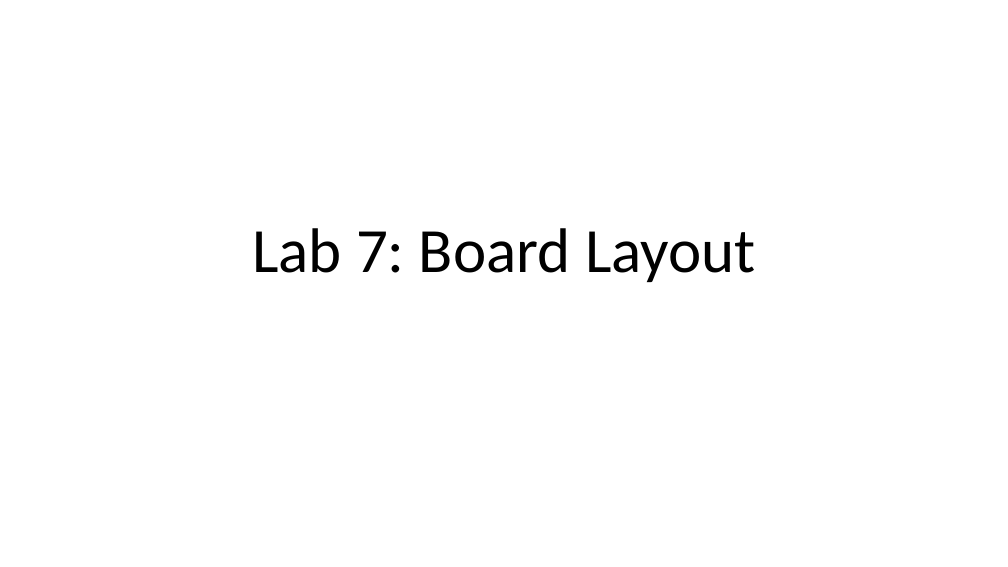
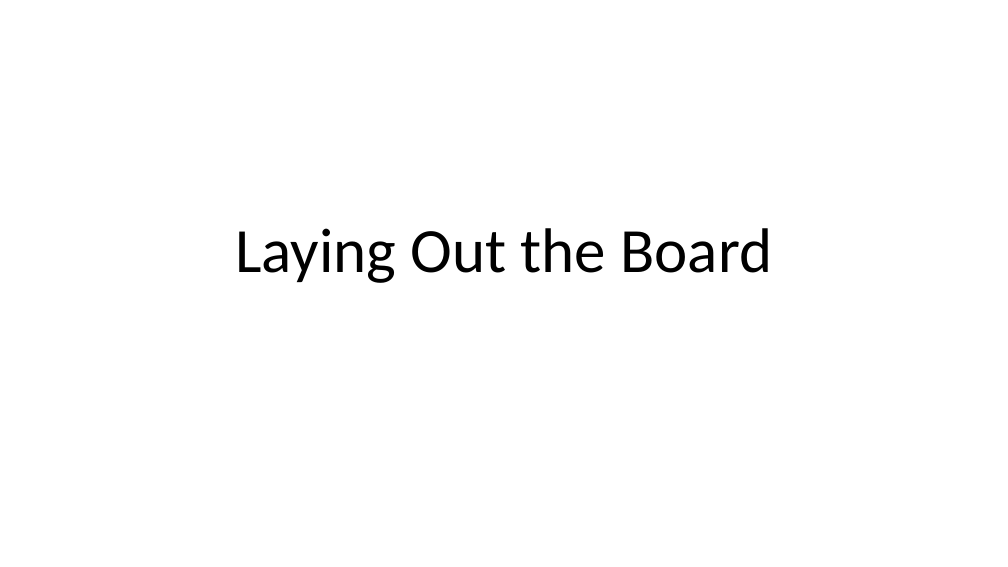
Before and after one commit to NVSL/QuadClass-Resources, a slide deck: slide 1 of labs/Laying-Out-The-Board/Laying-Out-The-Board.pptx. Drawn at 1008x567 pixels with LibreOffice and Linux fonts; fonts in the diff are those of the drawing. Boxes give left, top, right and bottom in pixels: in the first picture for what was removed or moved away, otherwise in the second. Text is boxed around its words. In the diff, an @@ line names an element or a change of style, - is before the commit and + after.

Commit message:
new slides.  Lots of tweaks to layout lab

```diff
--- a/labs/Laying-Out-The-Board/Laying-Out-The-Board.pptx
+++ b/labs/Laying-Out-The-Board/Laying-Out-The-Board.pptx
@@ title at box(235, 228, 772, 283): text changed @@
-Lab 7: Board Layout
+Laying Out the Board
```
Also in this commit, not shown: 1 other slide changed, 1 slide added, 2 other files.
